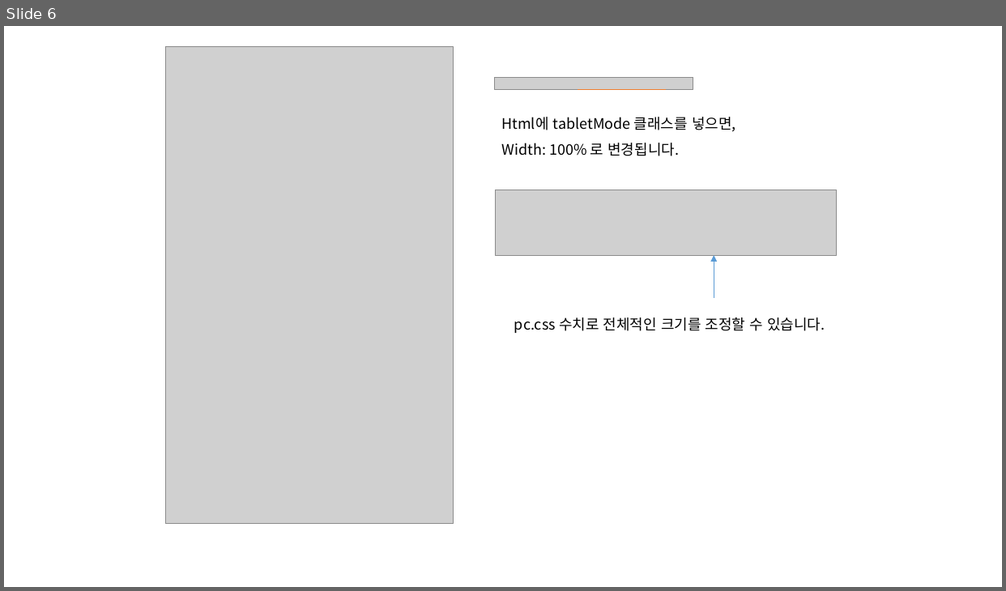
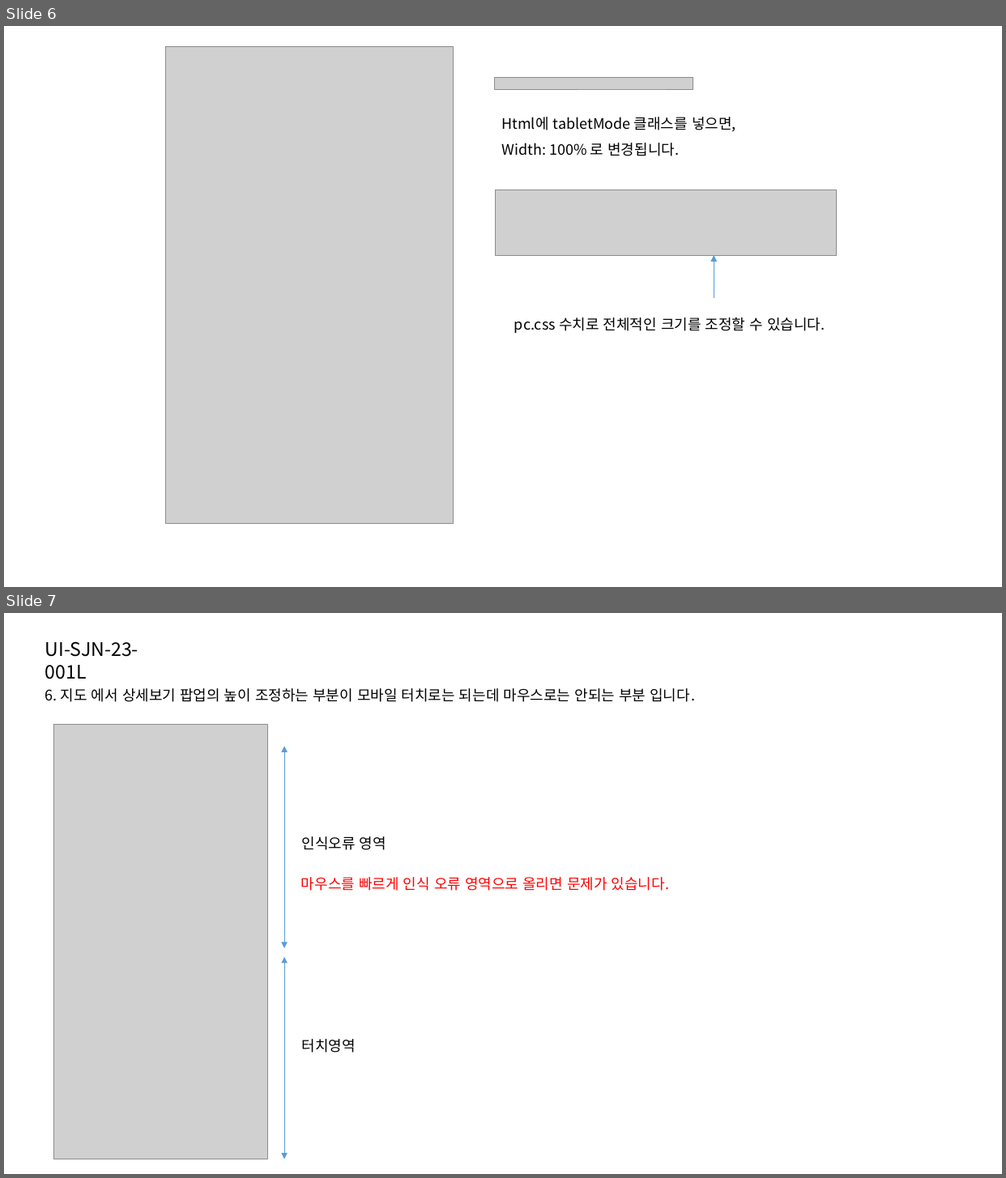
Before and after one commit to jeoungGyy/sejong, a slide deck: ppt/03-21.pptx. Shown one above the other, each under a label of ours: slide 6 before the commit, slides 6 and 7 after it. The pictures are 1006x591 and 1006x1178 pixels, drawn with LibreOffice and Linux fonts; fonts in the diff are those of the drawing; grey boxes stand for pictures. Boxes give left, top, right and bottom in pixels: in the first picture for what was removed or moved away, otherwise in the second. Text is boxed around its words. In the diff, an @@ line names an element or a change of style, - is before the commit and + after.

Commit message:
03-21.pptx - 지도 터치 문제 수정

```diff
--- a/ppt/03-21.pptx
+++ b/ppt/03-21.pptx
@@ slide 7 added at bbox=[4, 613, 1002, 1174], background #FFFFFF @@
@@ text added at bbox=[45, 641, 138, 679], 18 pt, text #000000 @@
+UI-SJN-23-001L
@@ text added at bbox=[45, 688, 695, 702], 14 pt, text #000000 @@
+6. 지도 에서 상세보기 팝업의 높이 조정하는 부분이 모바일 터치로는 되는데 마우스로는 안되는 부분 입니다.
@@ picture added at bbox=[54, 725, 268, 1160] @@
@@ double arrow added from (285, 747) to (285, 948), #5B9BD5 0.5 pt @@
@@ text added at bbox=[302, 837, 386, 850], 14 pt, text #000000 @@
+인식오류 영역
@@ text added at bbox=[301, 877, 670, 891], 14 pt, text #FF0000 @@
+마우스를 빠르게 인식 오류 영역으로 올리면 문제가 있습니다.
@@ double arrow added from (285, 957) to (285, 1160), #5B9BD5 0.5 pt @@
@@ text added at bbox=[302, 1039, 356, 1053], 14 pt, text #000000 @@
+터치영역
```
Also in this commit, not shown: 1 other file.
